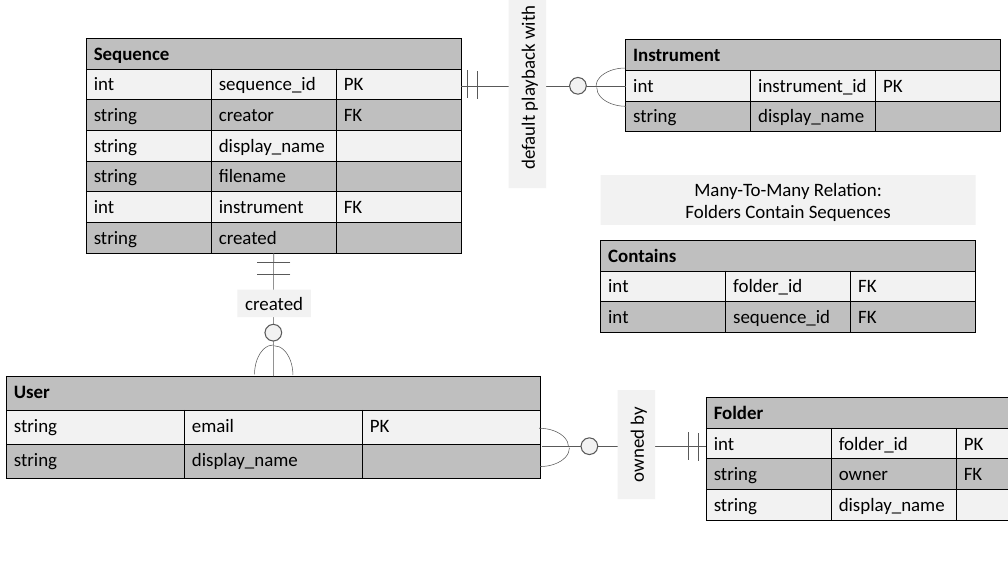
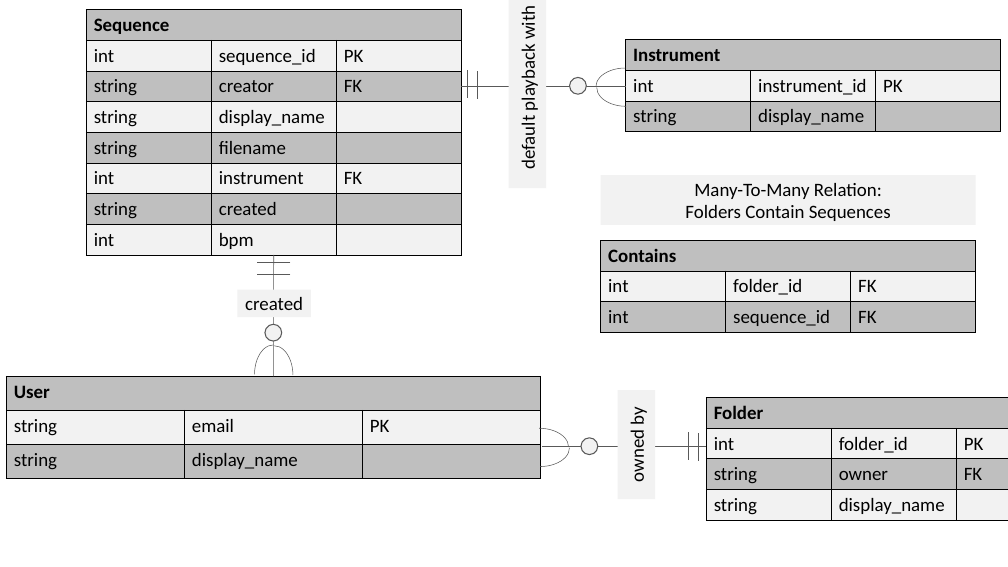
Before and after one commit to camilleforster/echo-app, a slide deck: slide 3 of diagrams/Diagrams.pptx. Drawn at 1008x567 pixels with LibreOffice and Linux fonts; fonts in the diff are those of the drawing. Boxes give left, top, right and bottom in pixels: in the first picture for what was removed or moved away, otherwise in the second. Text is boxed around its words. In the diff, an @@ line names an element or a change of style, - is before the commit and + after.

```diff
--- a/diagrams/Diagrams.pptx
+++ b/diagrams/Diagrams.pptx
@@ table at <box>86,10,461,255</box> @@
+row 8: int | bpm | 
@@ table: place and size @@
-table at <box>86,39,461,253</box>
+table at <box>86,10,461,255</box>
```
Also in this commit, not shown: 7 other files.
